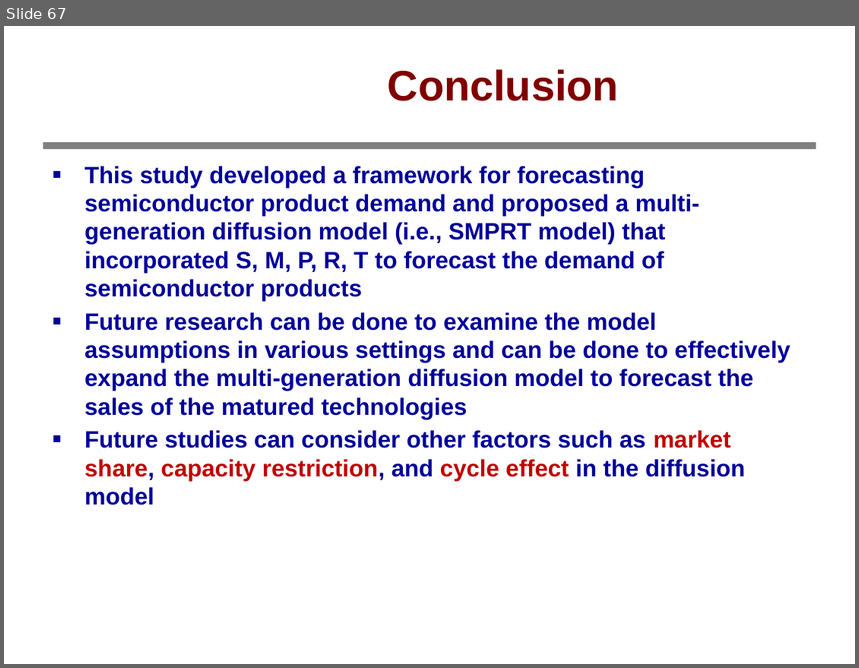
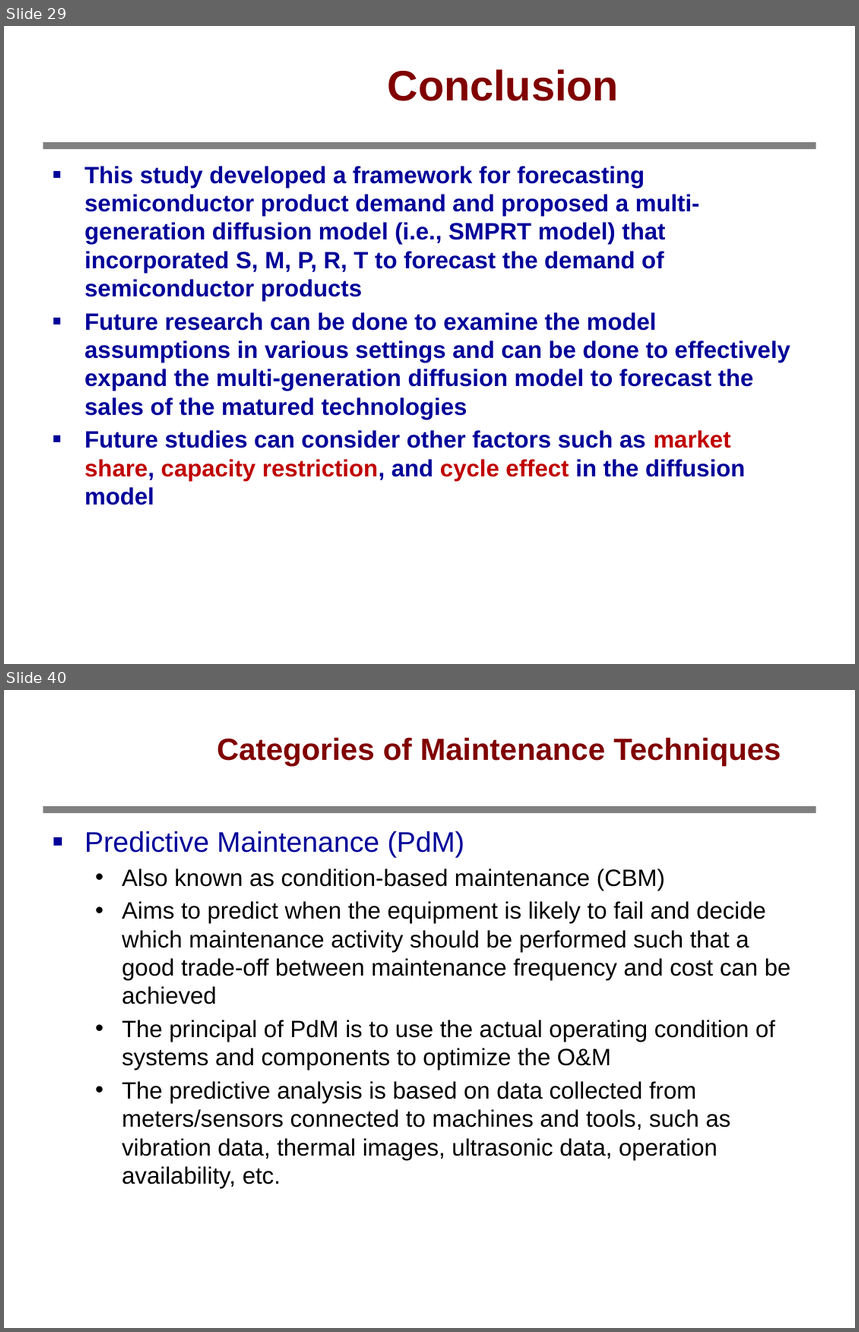
Before and after one commit to bbq9793101pohsien/Test_data, a slide deck: 學術交流.pptx. Shown one above the other, each under a label of ours: slide 67 before the commit, slides 29 and 40 after it; the slides between them are not shown. The pictures are 859x668 and 859x1332 pixels, drawn with LibreOffice and Linux fonts; fonts in the diff are those of the drawing; background and template pictures are left out. Boxes give left, top, right and bottom in pixels: in the first picture for what was removed or moved away, otherwise in the second. Text is boxed around its words. In the diff, an @@ line names an element or a change of style, - is before the commit and + after.

```diff
--- a/學術交流.pptx
+++ b/學術交流.pptx
@@ slide 40 added at [4, 690, 855, 1328], background #FFFFFF; not listed: 1 template element that a slide beside it also shows @@
@@ title added at [217, 737, 781, 766], 25.9 pt, text #800000, bold @@
+Categories of Maintenance Techniques
@@ text added at [85, 831, 791, 1189], 20 pt, text #000000 @@
+■ Predictive Maintenance (PdM)
+  • Also known as condition-based maintenance (CBM)
+  • Aims to predict when the equipment is likely to fail and decide which maintenance activity should be performed such that a good trade-off between maintenance frequency and cost can be achieved
+  • The principal of PdM is to use the actual operating condition of systems and components to optimize the O&M
+  • The predictive analysis is based on data collected from meters/sensors connected to machines and tools, such as vibration data, thermal images, ultrasonic data, operation availability, etc.
@@ page number added at [654, 1304, 852, 1328], 12.9 pt, text #FFFFFF @@
+40
@@ what was slide 67 is now slide 29 @@
```
Also in this commit, not shown: 16 other slides added, 38 slides removed.
